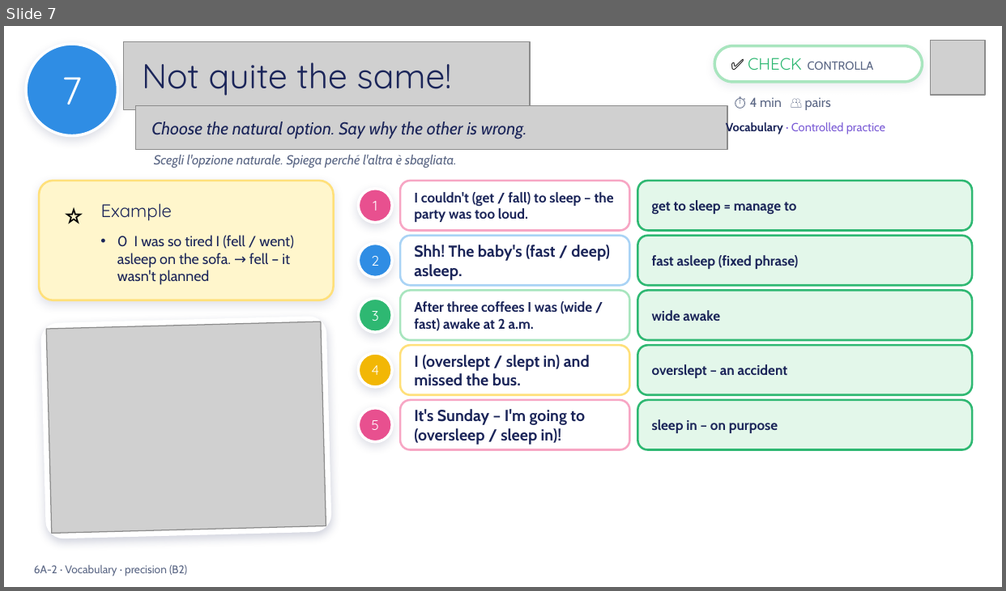
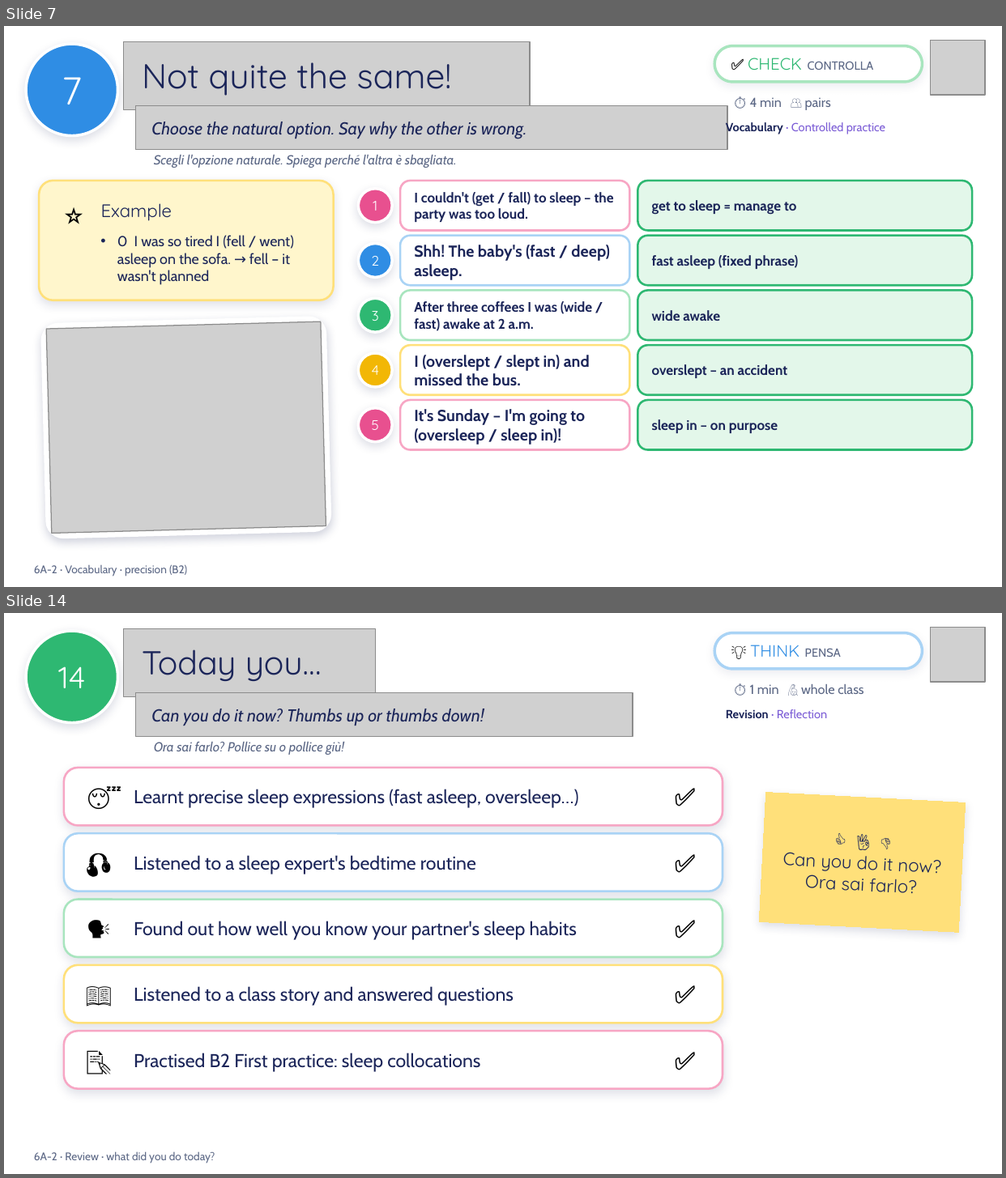
Before and after one commit to londonlanguageschool/Bagheria-, a slide deck: materials/B2/B2_6A-2_Night_night_2.pptx. Shown one above the other, each under a label of ours: slide 7 before the commit, slides 7 and 14 after it; the slides between them are not shown. The pictures are 1006x591 and 1006x1178 pixels, drawn with LibreOffice and Linux fonts; fonts in the diff are those of the drawing; grey boxes stand for pictures; background and template pictures are left out. Boxes give left, top, right and bottom in pixels: in the first picture for what was removed or moved away, otherwise in the second. Text is boxed around its words. In the diff, an @@ line names an element or a change of style, - is before the commit and + after.

```diff
--- a/materials/B2/B2_6A-2_Night_night_2.pptx
+++ b/materials/B2/B2_6A-2_Night_night_2.pptx
@@ slide 14 added at (4, 613, 1002, 1174), background picture (left out) @@
@@ ellipse added at (26, 631, 117, 723), fill #2EB872, outline #FFFFFF 2 pt, 22 pt, text #FFFFFF @@
+14
@@ picture added at (124, 629, 375, 696) @@
@@ rounded rectangle added at (714, 633, 922, 669), fill #FFFFFF, outline #A9D3F5 2 pt, 12 pt, text #2F8DE4 @@
+💡 THINK PENSA
@@ picture added at (930, 627, 985, 682) @@
@@ text added at (142, 649, 322, 681), 24 pt, text #1B2559 @@
+Today you…
@@ text added at (750, 684, 863, 694), 9.5 pt, text #5B6785 @@
+⏱ 1 min 🙋 whole class
@@ picture added at (136, 693, 633, 737) @@
@@ text added at (151, 709, 484, 726), 12.5 pt, text #1B2559, italic @@
+Can you do it now? Thumbs up or thumbs down!
@@ text added at (726, 709, 827, 718), 8.5 pt, text #7B5CD6 @@
+Revision · Reflection
@@ text added at (154, 742, 344, 755), 9.5 pt, text #5B6785, italic @@
+Ora sai farlo? Pollice su o pollice giù!
@@ rounded rectangle added at (64, 768, 722, 825), fill #FFFFFF, outline #F7A6C4 1.5 pt @@
@@ text added at (74, 772, 124, 821), 18 pt, text #000000 @@
+😴
@@ text added at (658, 772, 713, 821), 18 pt, text #000000 @@
+✅
@@ text added at (134, 789, 578, 808), 13.5 pt, text #1B2559 @@
+Learnt precise sleep expressions (fast asleep, oversleep…)
@@ rectangle added at (759, 793, 965, 932), fill #FFE07A, outline #FFE07A 0.75 pt, 13 pt, text #1B2559 @@
+👍 👌 👎
+Can you do it now?
+Ora sai farlo?
@@ rounded rectangle added at (64, 833, 722, 892), fill #FFFFFF, outline #A9D3F5 1.5 pt @@
@@ text added at (74, 837, 124, 888), 18 pt, text #000000 @@
+🎧
@@ text added at (134, 855, 476, 875), 13.5 pt, text #1B2559 @@
+Listened to a sleep expert's bedtime routine
@@ text added at (658, 837, 713, 888), 18 pt, text #000000 @@
+✅
@@ rounded rectangle added at (64, 900, 722, 957), fill #FFFFFF, outline #A8E5BE 1.5 pt @@
@@ text added at (74, 904, 124, 953), 18 pt, text #000000 @@
+🗣️
@@ text added at (658, 904, 713, 953), 18 pt, text #000000 @@
+✅
@@ text added at (134, 921, 577, 940), 13.5 pt, text #1B2559 @@
+Found out how well you know your partner's sleep habits
@@ rounded rectangle added at (64, 965, 722, 1023), fill #FFFFFF, outline #FFE07A 1.5 pt @@
@@ text added at (74, 969, 124, 1019), 18 pt, text #000000 @@
+📖
@@ text added at (658, 969, 713, 1019), 18 pt, text #000000 @@
+✅
@@ text added at (134, 986, 513, 1006), 13.5 pt, text #1B2559 @@
+Listened to a class story and answered questions
@@ rounded rectangle added at (64, 1031, 722, 1089), fill #FFFFFF, outline #F7A6C4 1.5 pt @@
@@ text added at (74, 1035, 124, 1085), 18 pt, text #000000 @@
+📝
@@ text added at (658, 1035, 713, 1085), 18 pt, text #000000 @@
+✅
@@ text added at (134, 1053, 480, 1072), 13.5 pt, text #1B2559 @@
+Practised B2 First practice: sleep collocations
@@ text added at (34, 1152, 215, 1163), 8 pt, text #5B6785 @@
+6A-2 · Review · what did you do today?
```
Also in this commit, not shown: 7 slides changed, 1 other slide added, 25 other files.
